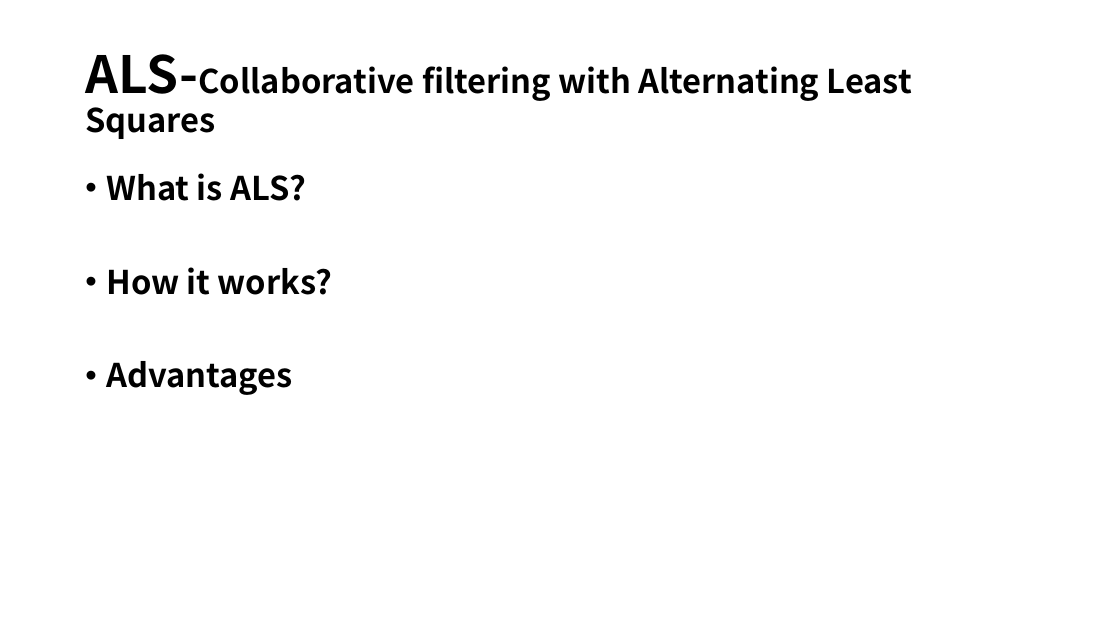
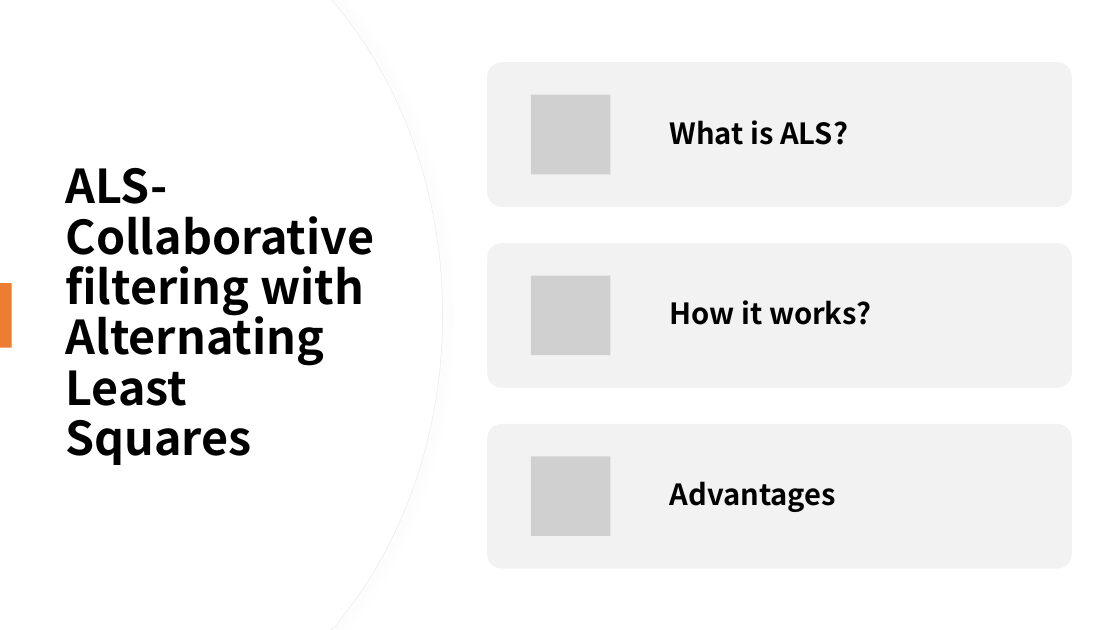
Before and after one commit to susie682/752-project, a slide deck: slide 5 of Commerce Product Recommendation with Spark ML-PPT.pptx. Drawn at 1120x630 pixels with LibreOffice and Linux fonts; fonts in the diff are those of the drawing; grey boxes stand for pictures. Boxes give left, top, right and bottom in pixels: in the first picture for what was removed or moved away, otherwise in the second. Text is boxed around its words. In the diff, an @@ line names an element or a change of style, - is before the commit and + after.

```diff
--- a/Commerce Product Recommendation with Spark ML-PPT.pptx
+++ b/Commerce Product Recommendation with Spark ML-PPT.pptx
@@ freeform shape added at [0, 0, 443, 630], fill #FFFFFF, outline #EFEFEF 0.75 pt @@
@@ freeform shape added at [0, 0, 442, 630], fill #FFFFFF @@
@@ title "ALS-Collaborative filtering with Alternating Least ...": place and size @@
-title "ALS-Collaborative filtering with Alternating Least ..." at [85, 54, 912, 139]
+title "ALS-Collaborative filtering with Alternating Least ..." at [66, 168, 375, 465]
@@ title "ALS-Collaborative filtering with Alternating Least ..." at [66, 168, 375, 465]: size 44 to 40 pt in "ALS-Collaborative"; size 28 to 40 pt @@
@@ text removed at [106, 173, 332, 395] @@
-• What is ALS?
-• How it works?
-• Advantages
@@ rectangle added at [0, 283, 12, 348], fill #ED7D31 @@
@@ group added at [487, 62, 1072, 569]: 3 rounded rectangles, 3 pictures, 3 texts @@
+What is ALS?
+How it works?
+Advantages
```
Also in this commit, not shown: 10 other slides changed, 4 slides added, 6 slides removed.
